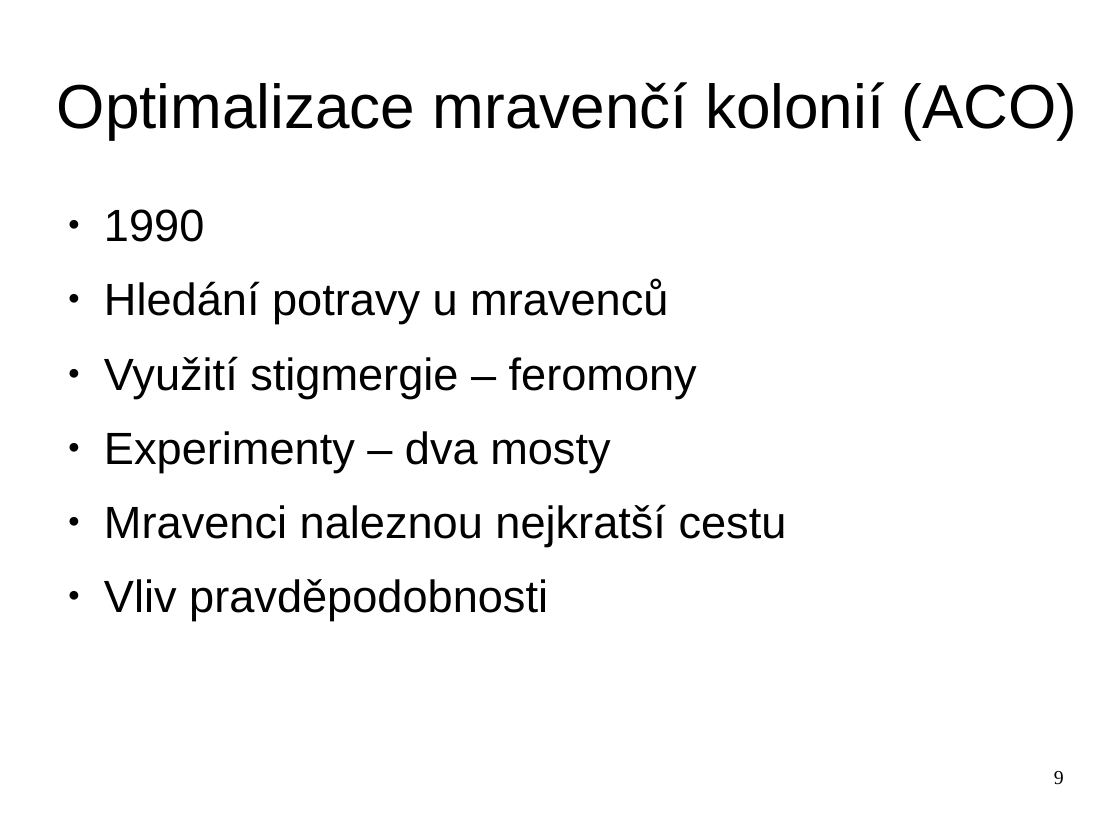
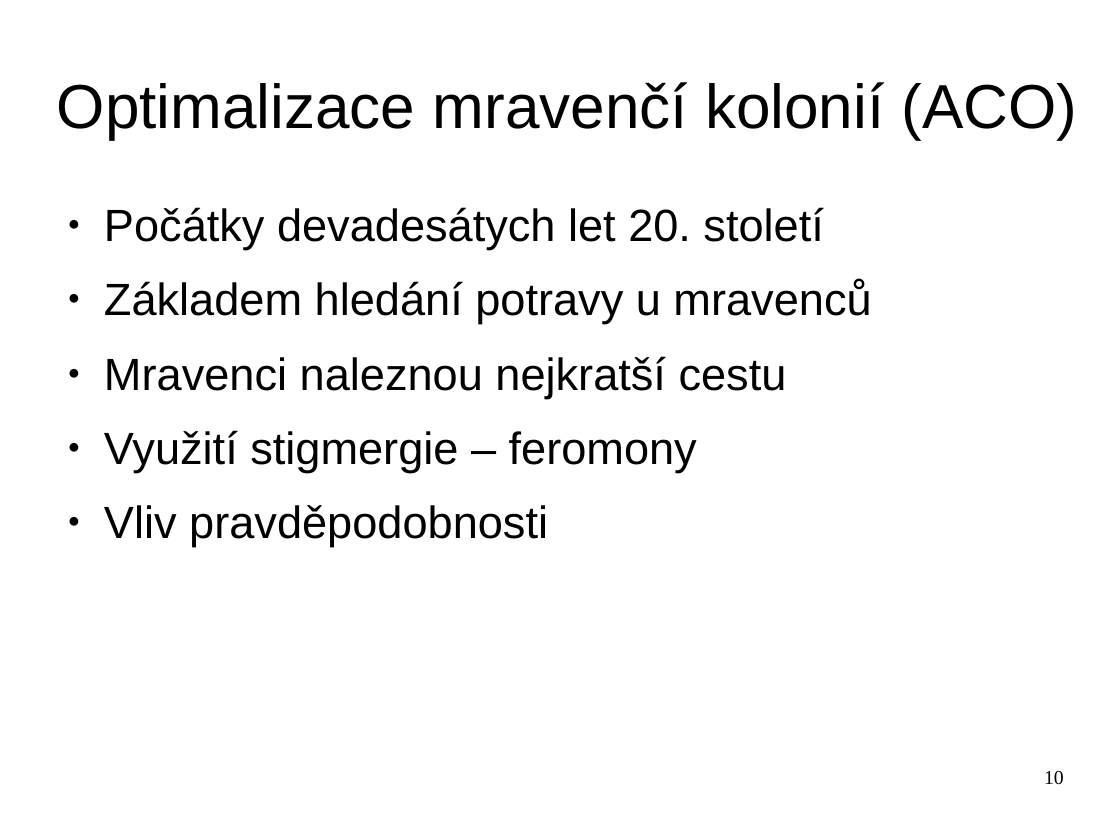
Before and after one commit to hellerstanislav/sin, a slide deck: slide 10 of presentation/swarm.odp (slide 9 before the commit). Drawn at 1120x840 pixels with LibreOffice and Linux fonts; fonts in the diff are those of the drawing. Boxes give left, top, right and bottom in pixels: in the first picture for what was removed or moved away, otherwise in the second. Text is boxed around its words. In the diff, an @@ line names an element or a change of style, - is before the commit and + after.

```diff
--- a/presentation/swarm.odp
+++ b/presentation/swarm.odp
@@ text at (104, 207, 871, 398): text changed @@
-● 1990
-● Hledání potravy u mravenců
+● Počátky devadesátych let 20. století
+● Základem hledání potravy u mravenců
+● Mravenci naleznou nejkratší cestu
@@ text at (104, 431, 787, 547): paragraphs removed @@
-● Experimenty – dva mosty
-● Mravenci naleznou nejkratší cestu
@@ page number at (1044, 771, 1064, 785): text changed @@
-9
+10
```
Also in this commit, not shown: 1 slide added, 1 other file.
